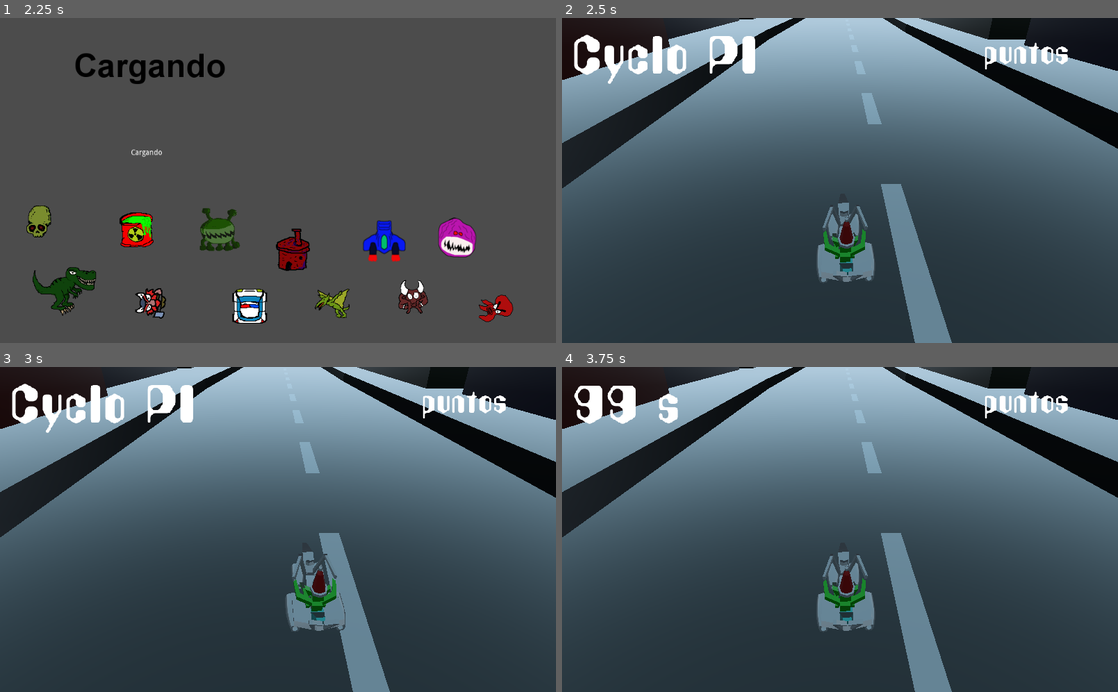
Above: before the commit, frames 1-4 (two rows, left to right).
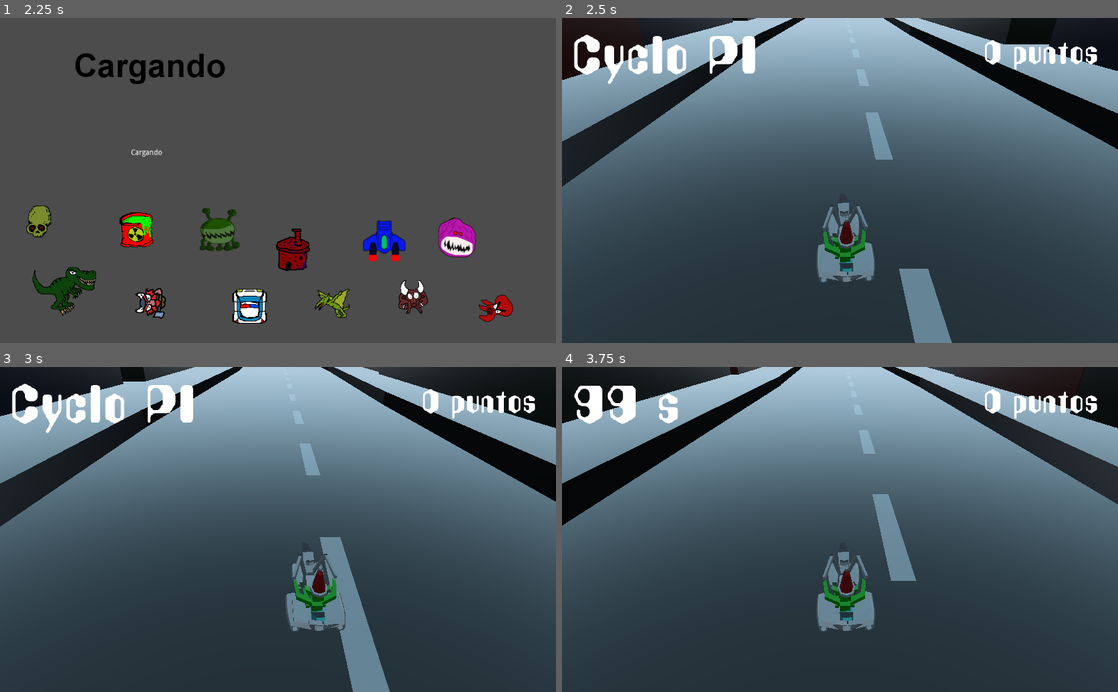
Above: after the commit, the same moments.

Repository: CycloPiStudio/Cactus
Game: Godot game, scene res://Ejecutable/Menu/Dios/Escena_Dios.tscn
The game is run twice, just before and just after one commit, with the same random seed, the same clock (stepped at 60 frames per second) and the same inputs.
Inputs (mouse positions are in pixels of both pictures, inside the frame that each line leads up to):
- Up to frame 1 (2.25 s): click "Entrar" at 0.5 s; click "Nivel 1" at 1.25 s; tap Enter at 2 s
- Up to frame 2 (2.5 s): no input
- Up to frame 3 (3 s): click (428, 529) at 2.75 s
- Up to frame 4 (3.75 s): click (695, 536) at 3.5 s

Frame 1 is identical in both runs. In frame 2, 2.9% of the frame differs, in the area x 0-100%, y 0-78%; in frame 3, 3.5%; in frame 4, 8.8%, in the area x 0-100%, y 0-100%.
Error before the commit: Invalid set index 'puntosDios' (on base: 'Node (Dios.gd)') with value of type 'int'. (res://Ejecutable/Juego/Escenarios/Niveles/Nivel1/Suelo/Suelo.gd:27)

Commit message:
puntos

Diff:
--- a/Cactus/Ejecutable/Menu/Dios/Dios.gd
+++ b/Cactus/Ejecutable/Menu/Dios/Dios.gd
@@ -1,12 +1,17 @@
 extends Node
 var Nivel_jugar
+var puntosDios
 
 # Called when the node enters the scene tree for the first time.
 func _ready():
 	$"Music_menu".play()
-	print(Nivel_jugar)
+	print("Nivel juegar: " , Nivel_jugar," nivel")
+	print("Puntos dios: " , puntosDios ," puntos"  )
 
 	pass # Replace with function body.
+
+func sumaPuntos(puntosqsubes):
+	puntosDios += puntosqsubes
 
 # Called every frame. 'delta' is the elapsed time since the previous frame.
 #func _process(delta):
